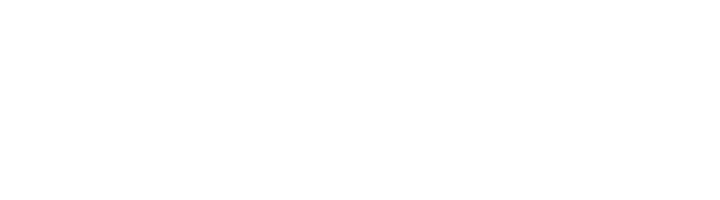
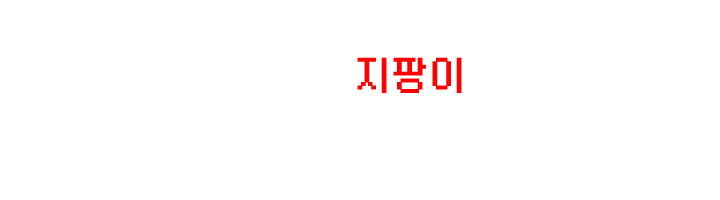
Layered file, before and after one edit (w=720, h=200). Changes by layer:
renamed "나는 죄가 없어!!" to "내 아름다운 지팡이 보여?", painted on it over (357, 57, 462, 93)
